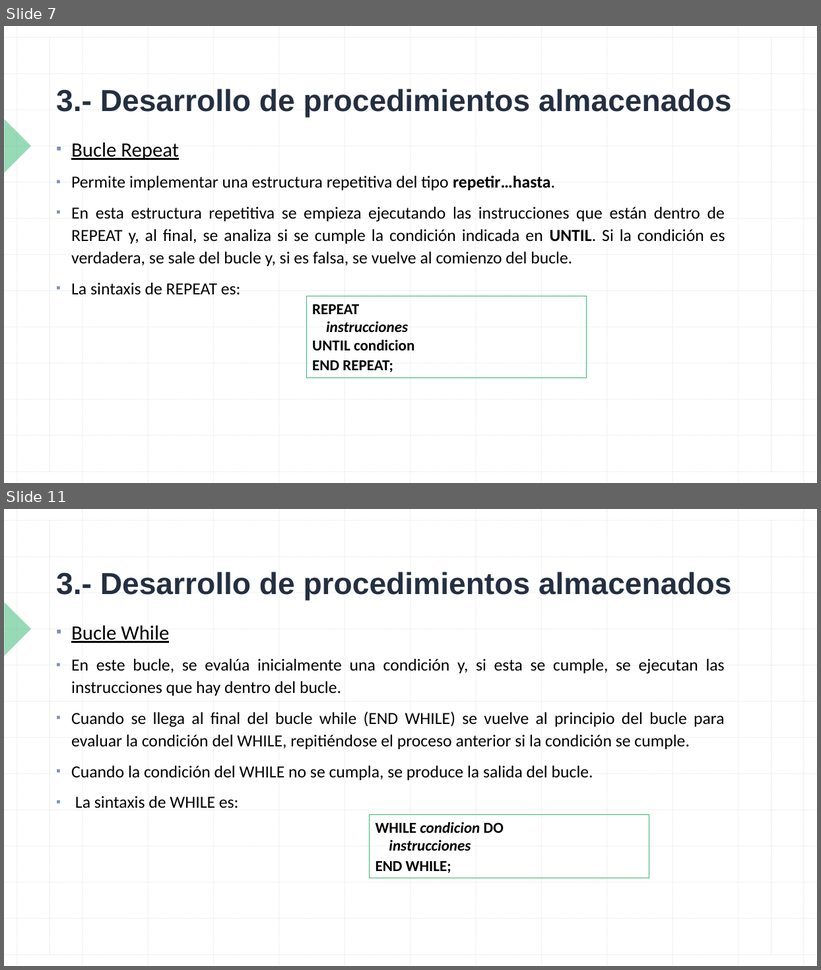
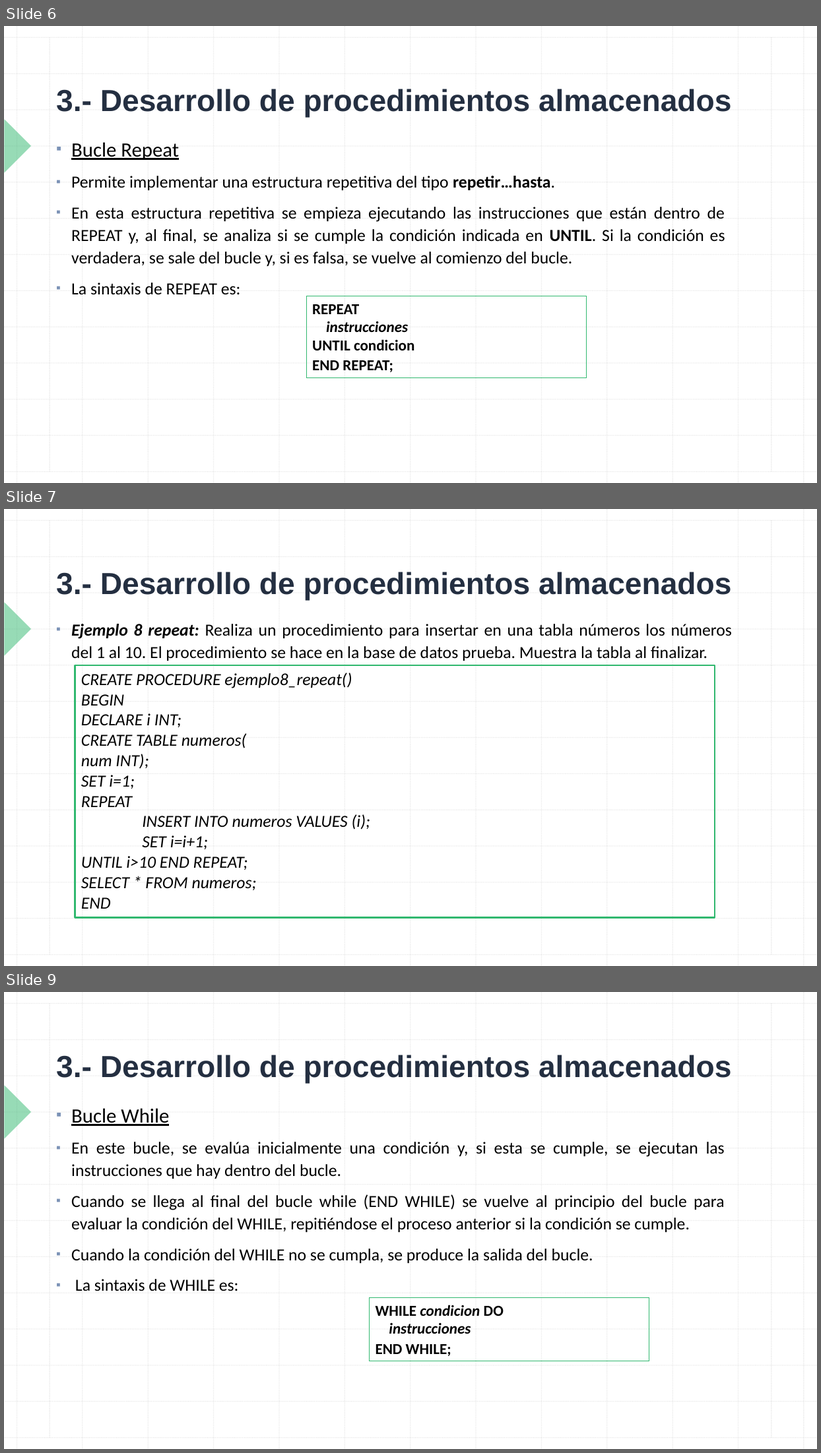
Before and after one commit to NuriaCelis/GBD2324, a slide deck: Tema6/TEMA 6 Sesion 4.pptx. Shown one above the other, each under a label of ours: slides 7 and 11 before the commit, slides 6, 7 and 9 after it; the slides between them are not shown. The pictures are 821x970 and 821x1453 pixels, drawn with LibreOffice and Linux fonts; fonts in the diff are those of the drawing. Boxes give left, top, right and bottom in pixels: in the first picture for what was removed or moved away, otherwise in the second. Text is boxed around its words. In the diff, an @@ line names an element or a change of style, - is before the commit and + after.

```diff
--- a/Tema6/TEMA 6 Sesion 4.pptx
+++ b/Tema6/TEMA 6 Sesion 4.pptx
@@ slide 7 added at bbox=[4, 509, 817, 966], background #FFFFFF; not listed: 29 template elements that a slide beside it also shows @@
@@ title added at bbox=[56, 572, 732, 601], 36 pt, text #242F41, bold @@
+3.- Desarrollo de procedimientos almacenados
@@ text added at bbox=[71, 624, 732, 661], 20 pt, text #000000 @@
+▪ Ejemplo 8 repeat: Realiza un procedimiento para insertar en una tabla números los números del 1 al 10. El procedimiento se hace en la base de datos prueba. Muestra la tabla al finalizar.
@@ rectangle added at bbox=[75, 666, 715, 918], outline #31B86F 2 pt, 20 pt, text #000000, italic @@
+CREATE PROCEDURE ejemplo8_repeat()
+BEGIN
+DECLARE i INT;
+CREATE TABLE numeros(
+num INT);
+SET i=1;
+REPEAT
+INSERT INTO numeros VALUES (i);
+SET i=i+1;
+UNTIL i>10 END REPEAT;
+SELECT * FROM numeros;
+END
@@ what was slide 7 is now slide 6 @@
@@ what was slide 11 is now slide 9 @@
```
Also in this commit, not shown: 1 slide changed, 4 other slides added, 8 slides removed, 2 other files.
